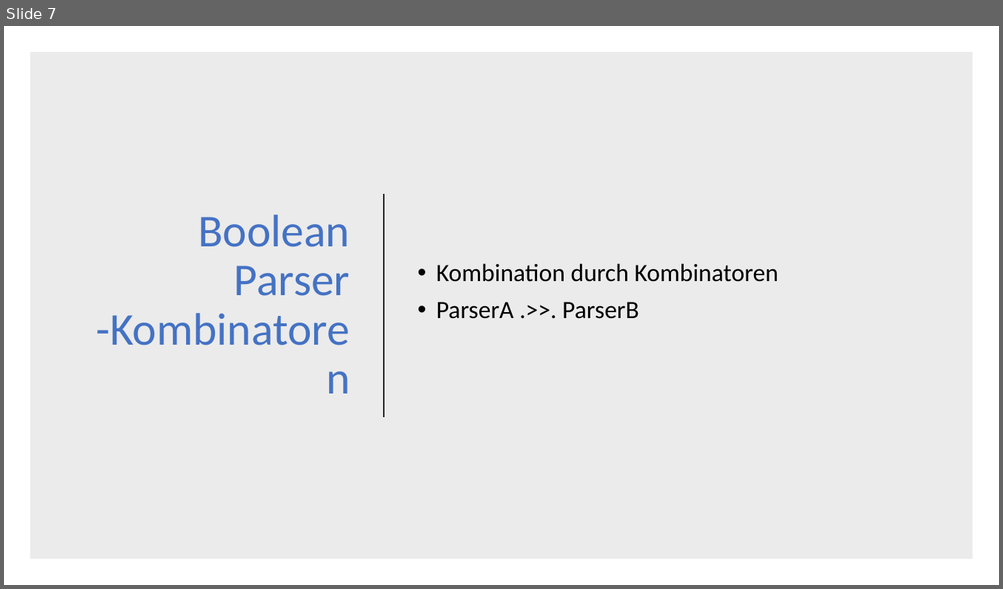
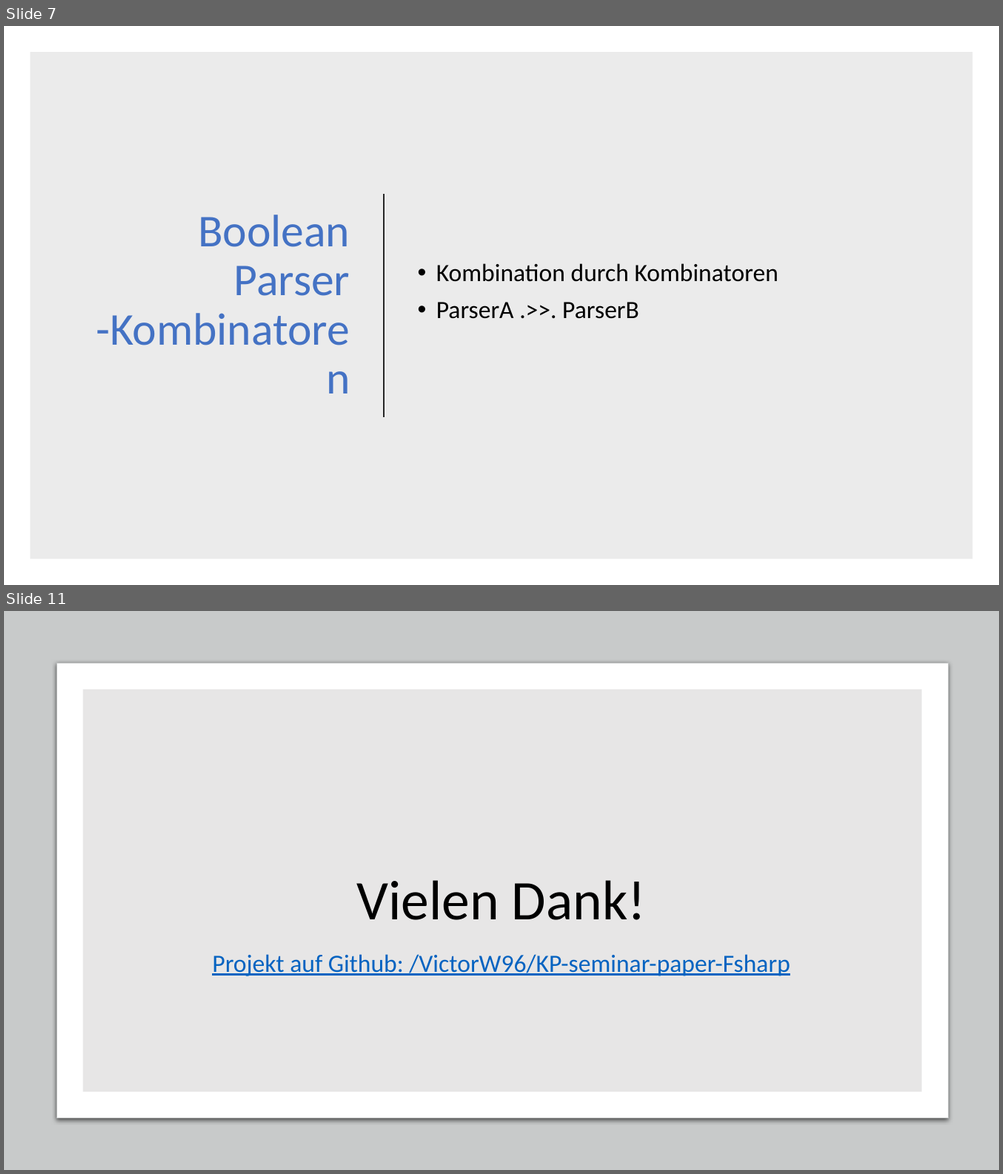
Before and after one commit to VictorW96/KP-seminar-paper-Fsharp, a slide deck: Presentation/BooleanParserinF#.pptx. Shown one above the other, each under a label of ours: slide 7 before the commit, slides 7 and 11 after it; the slides between them are not shown. The pictures are 1003x589 and 1003x1174 pixels, drawn with LibreOffice and Linux fonts; fonts in the diff are those of the drawing. Boxes give left, top, right and bottom in pixels: in the first picture for what was removed or moved away, otherwise in the second. Text is boxed around its words. In the diff, an @@ line names an element or a change of style, - is before the commit and + after.

```diff
--- a/Presentation/BooleanParserinF#.pptx
+++ b/Presentation/BooleanParserinF#.pptx
@@ slide 11 added at <box>4,611,999,1170</box>, background #FFFFFF @@
@@ rectangle added at <box>4,611,999,1170</box>, fill #C8CACA @@
@@ rounded rectangle added at <box>57,664,948,1119</box>, fill #FFFFFF, outline #C8CACA 0.75 pt @@
@@ rectangle added at <box>83,689,922,1092</box>, fill #E7E6E6 @@
@@ title added at <box>356,880,646,920</box>, 54 pt, text #000000 @@
+Vielen Dank!
@@ text added at <box>212,954,789,977</box>, 24 pt, text #0563C1, underline @@
+Projekt auf Github: /VictorW96/KP-seminar-paper-Fsharp
```
Also in this commit, not shown: 1 slide changed, 2 other slides added, 3 other files.
